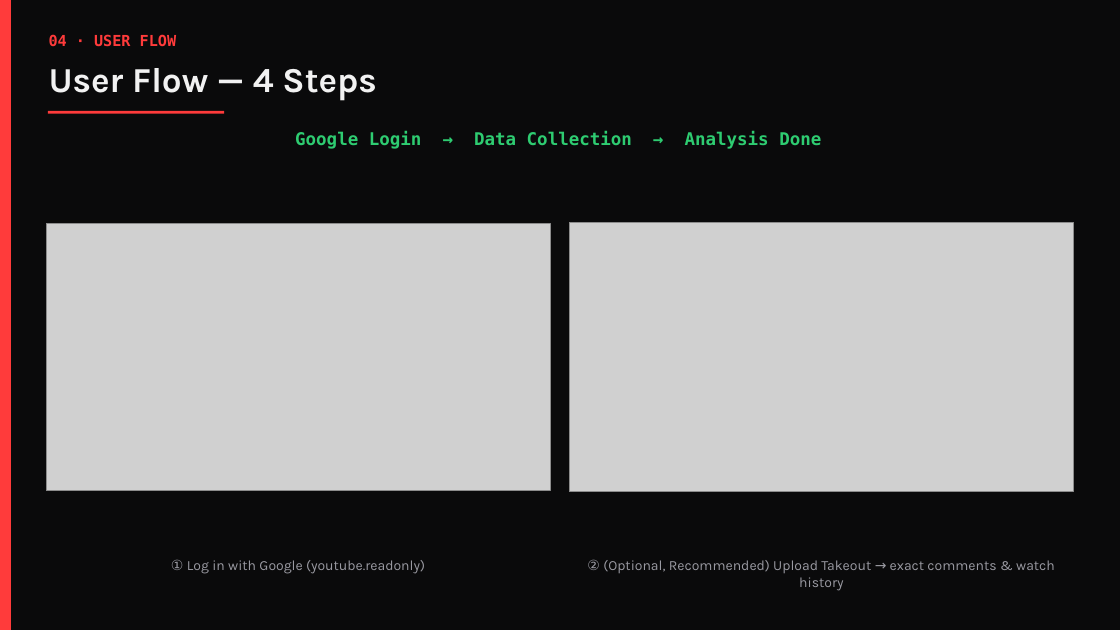
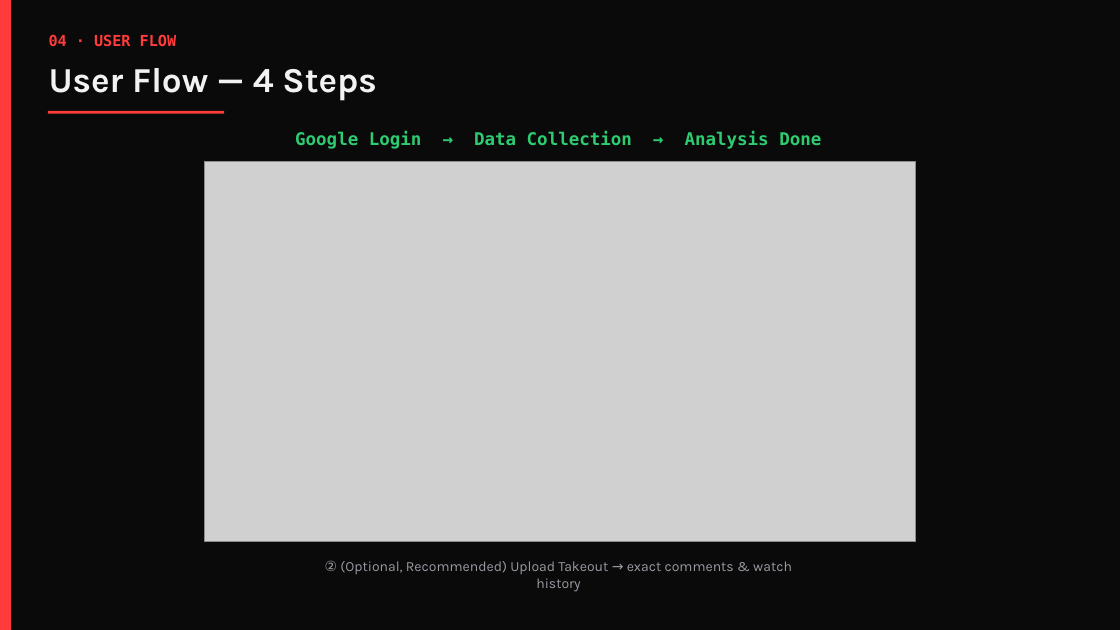
Before and after one commit to HANJUSON/Liberal_algorithm, a slide deck: slide 6 of 구독채널_관심도_분석기_발표.pptx (slide 5 before the commit). Drawn at 1120x630 pixels with LibreOffice and Linux fonts; fonts in the diff are those of the drawing; grey boxes stand for pictures. Boxes give left, top, right and bottom in pixels: in the first picture for what was removed or moved away, otherwise in the second. Text is boxed around its words. In the diff, an @@ line names an element or a change of style, - is before the commit and + after.

```diff
--- a/구독채널_관심도_분석기_발표.pptx
+++ b/구독채널_관심도_분석기_발표.pptx
@@ picture: place and size @@
-picture at <box>570,223,1074,492</box>
+picture at <box>205,161,916,542</box>
@@ picture removed at <box>46,223,550,491</box> @@
@@ text removed at <box>171,560,425,574</box> @@
-① Log in with Google (youtube.readonly)
@@ text "② (Optional, Recommended) Upload Takeout ...": place and size @@
-text "② (Optional, Recommended) Upload Takeout ..." at <box>587,559,1055,591</box>
+text "② (Optional, Recommended) Upload Takeout ..." at <box>325,560,792,592</box>
```
Also in this commit, not shown: 2 other slides changed, 2 slides added.
